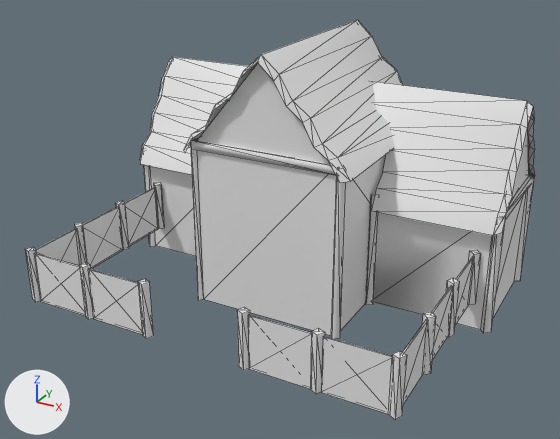
Renders of the COLLADA model binaries/data/mods/public/art/meshes/structural/celt_kennel_struct.dae from each side of a commit.
One viewpoint serves both versions: a 50 mm camera at (0.34, -0.635, 0.377) aimed at (0.001, -0.018, 0.069). The axes (+X, +Y, +Z) are drawn at lower left. The lights are the same throughout. Mesh edges are drawn as thin lines. Where no turn or scale is listed for an object, it has been applied to the vertices. Vertices at the same position are counted once.

Objects in the first picture: 'Object31-Pivot'.
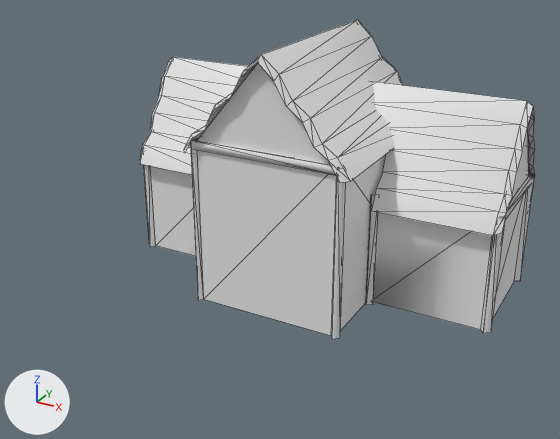
Pixel boxes [x1, y1, x2, y2] of what changed, in the pictures (560 x 439 px):
'Object31-Pivot', reshaped (23% narrower, 20% shorter)
    before: [25, 20, 535, 419]
    after: [140, 20, 535, 339]
part 1 of me_object31mesh, deleted
    before: [25, 183, 481, 419]

The change, as a list of edits to the scene's bpy script:
```text
Change me_object31mesh:
    used by ob_object31_pivot; location = (2.4119, 1.3544, 0.0404)
    remove me_object31mesh.from_pydata(...)  # 436 vertices, 462 faces; spans x -2.621..-2.205, y -1.526..-1.186, z -0.069..0.197
    add me_object31mesh.from_pydata(...)  # 260 vertices, 282 faces; spans x -2.621..-2.205, y -1.409..-1.186, z -0.069..0.197
    me_object31mesh part 1: 22 loose pieces with 176 vertices, spanning x -2.604..-2.223, y -1.526..-1.318, z -0.04..0.015, are deleted
```
